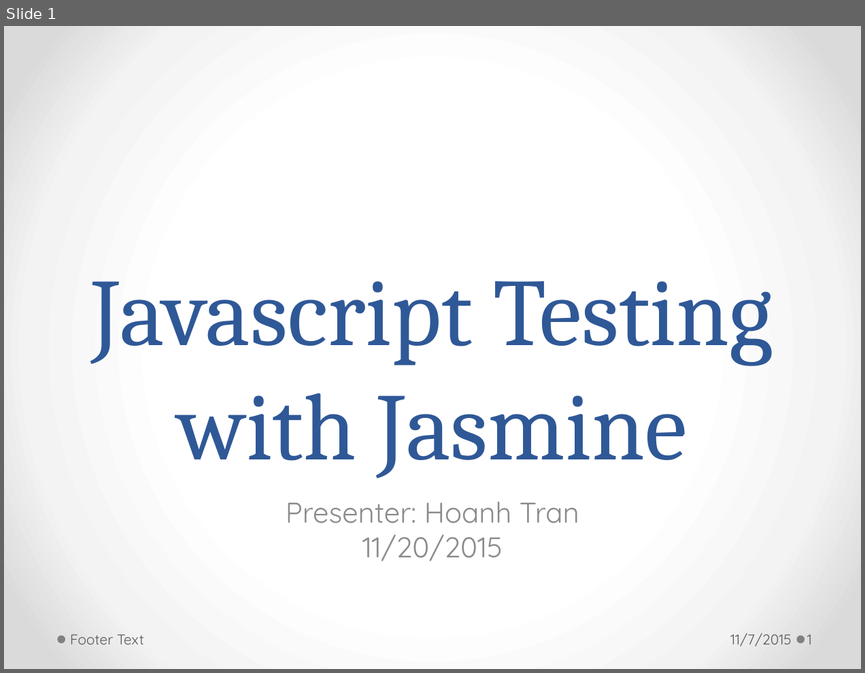
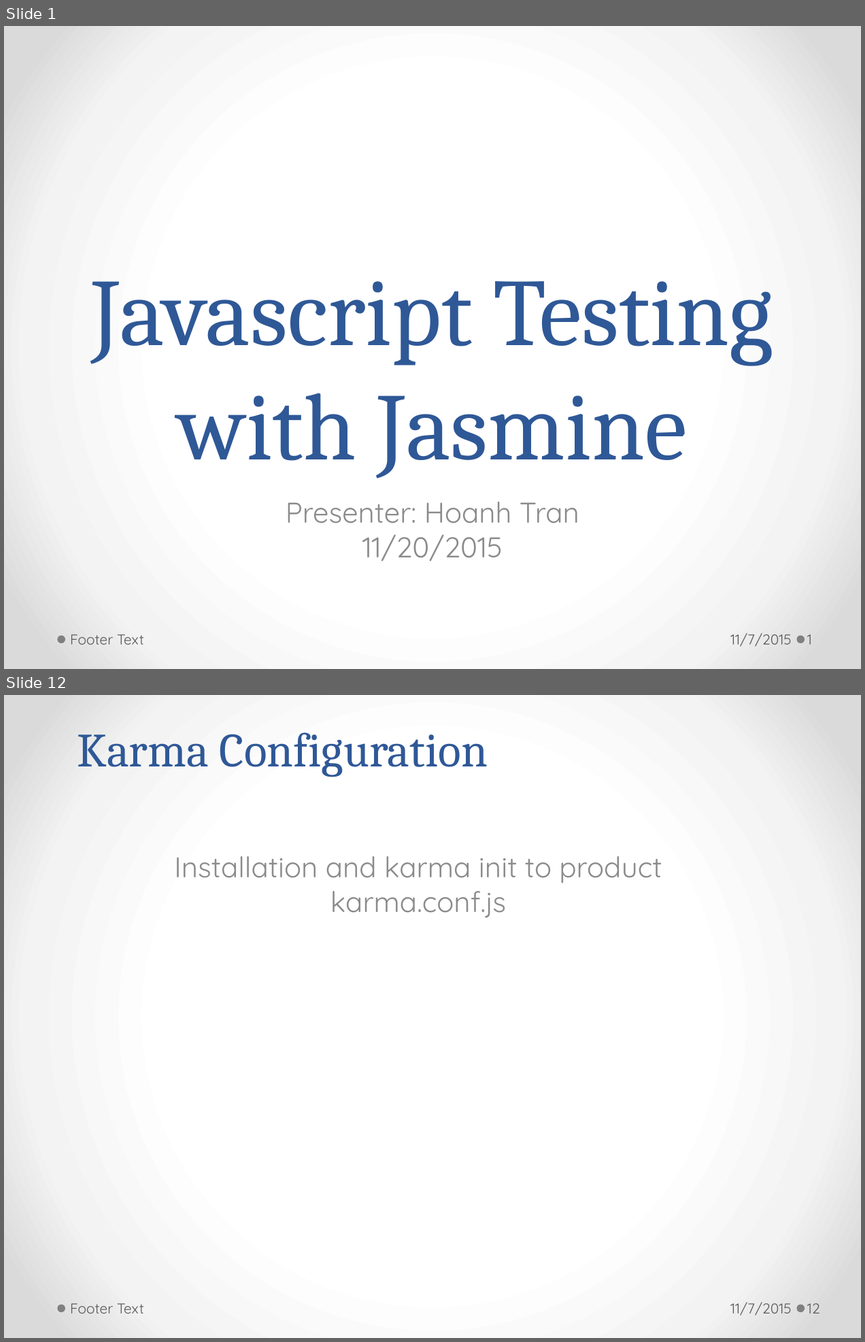
Before and after one commit to h-t-tran/work, a slide deck: brownbag/jamine/tech-presentation-jasmine.pptx. Shown one above the other, each under a label of ours: slide 1 before the commit, slides 1 and 12 after it; the slides between them are not shown. The pictures are 865x673 and 865x1342 pixels, drawn with LibreOffice and Linux fonts; fonts in the diff are those of the drawing. Boxes give left, top, right and bottom in pixels: in the first picture for what was removed or moved away, otherwise in the second. Text is boxed around its words. In the diff, an @@ line names an element or a change of style, - is before the commit and + after.

```diff
--- a/brownbag/jamine/tech-presentation-jasmine.pptx
+++ b/brownbag/jamine/tech-presentation-jasmine.pptx
@@ slide 12 added at <box>4,695,861,1338</box>, background gradient #FFFFFF to #F4F4F4 to #DADADA; not listed: 2 template elements that a slide beside it also shows @@
@@ title added at <box>77,732,488,777</box>, 40 pt, text #2F5897 @@
+Karma Configuration
@@ text added at <box>174,856,662,917</box>, 24 pt, text #8C8C8C @@
+Installation and karma init to product karma.conf.js
@@ text added at <box>70,1303,144,1313</box>, 12 pt, text #595959 @@
+Footer Text
@@ text added at <box>730,1302,791,1315</box>, 12 pt, text #595959 @@
+11/7/2015
@@ page number added at <box>807,1303,820,1313</box>, 12 pt, text #595959 @@
+12
```
Also in this commit, not shown: 1 slide changed, 10 other slides added, 11 other files.
